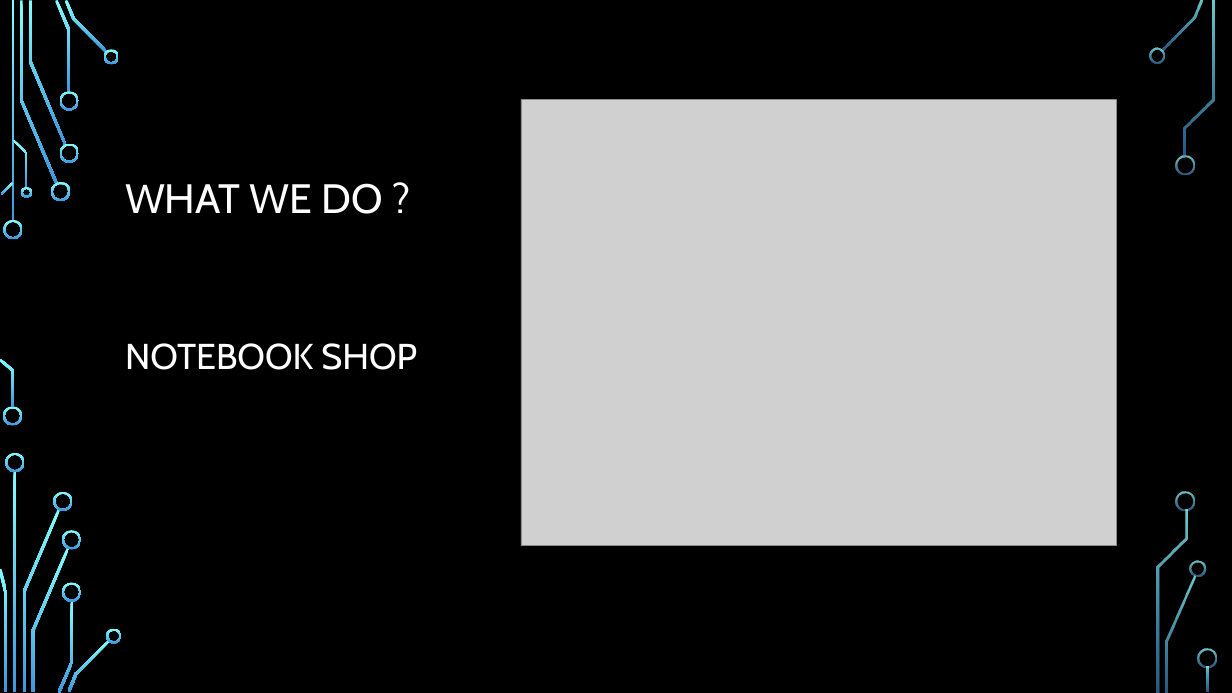
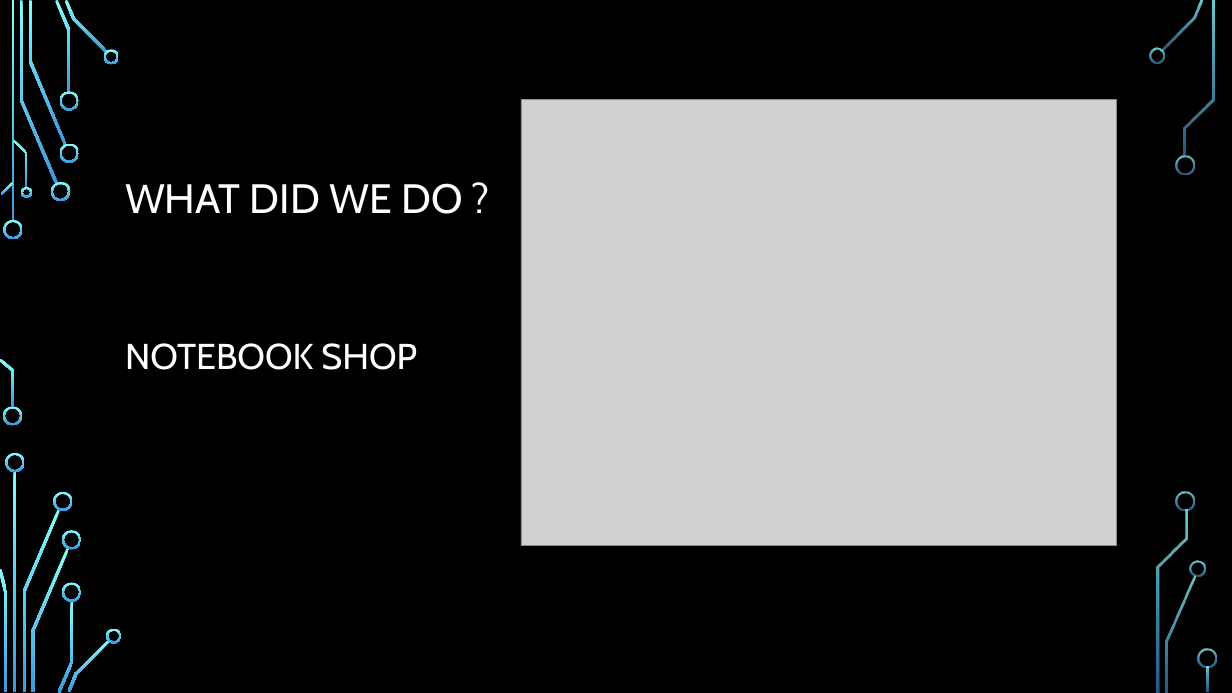
Before and after one commit to DinkoFilev/laptopBG, a slide deck: slide 2 of WHO WE ARE.pptx. Drawn at 1232x693 pixels with LibreOffice and Linux fonts; fonts in the diff are those of the drawing; grey boxes stand for pictures; background and template pictures are left out. Boxes give left, top, right and bottom in pixels: in the first picture for what was removed or moved away, otherwise in the second. Text is boxed around its words. In the diff, an @@ line names an element or a change of style, - is before the commit and + after.

```diff
--- a/WHO WE ARE.pptx
+++ b/WHO WE ARE.pptx
@@ title at [125,183,462,214]: text changed @@
-WHAT WE DO ?
+WHAT DID WE DO ?
```
Also in this commit, not shown: 1 other slide changed.
